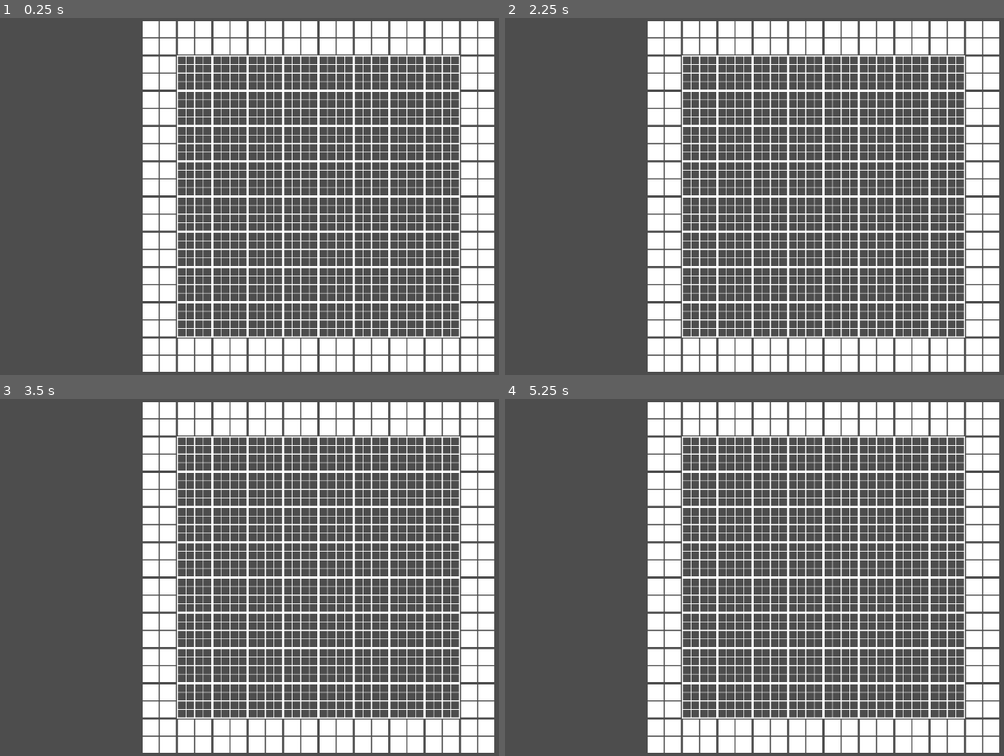
Above: before the commit, frames 1-4 (two rows, left to right).
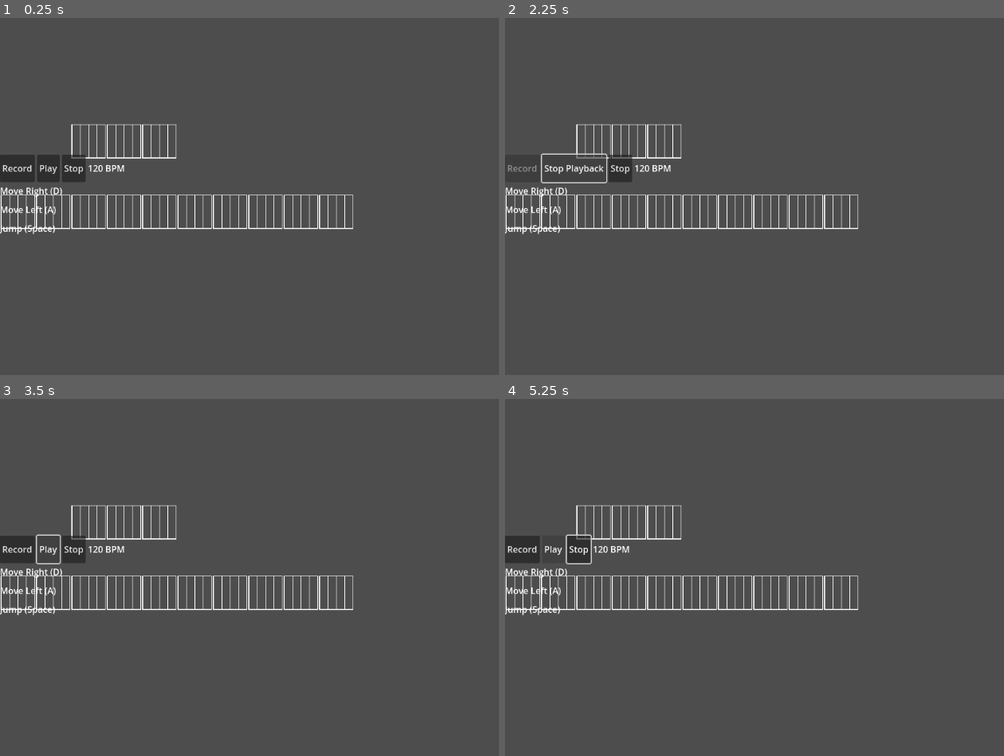
Above: after the commit, the same moments.

Repository: eac-nathan-price/gmtk2025-loop
Game: Godot game, scene res://main.tscn
Two runs of this game, one before a commit and one after it. Both use one fixed random seed, a clock stepped at 60 frames per second and the inputs below. Before the commit the project starts from res://test.tscn.
Inputs (mouse positions are in pixels of both pictures, inside the frame that each line leads up to):
- Up to frame 1 (0.25 s): no input
- Up to frame 2 (2.25 s): click (519, 167) at 0.5 s, where only the run after the commit has a clickable "Record"; click (579, 167) at 1.25 s, where only the run after the commit has a clickable "Stop"; click (554, 167) at 2 s, where only the run after the commit has a clickable "Play"
- Up to frame 3 (3.5 s): click (69, 548) at 2.75 s, where only the run after the commit has a clickable "Stop Playback"
- Up to frame 4 (5.25 s): click (554, 548) at 3.5 s, where only the run after the commit has a clickable "Play"; hold Right (ui_right) from 4.28 s (still down); tap Enter (ui_accept) at 5, 5.1 s

The runs differ from the first frame. In frame 1, 38% of the frame differs, in the area x 0-100%, y 0-100%; in frame 2, 38%; in frame 3, 38%; in frame 4, 38%.
Error after the commit: Attempt to call function 'add_child' in base 'null instance' on a null instance. (res://scripts/main_controller.gd:78)

Commit message:
work

Diff:
--- /dev/null
+++ b/main.tscn
@@ -0,0 +1,147 @@
+[gd_scene load_steps=8 format=4 uid="uid://bqx8y2n3m4k5l"]
+
+[ext_resource type="Texture2D" uid="uid://u331q55m2f5j" path="res://loop-atlas.png" id="1_37kl0"]
+[ext_resource type="Script" path="res://scripts/main_controller.gd" id="2_script"]
+[ext_resource type="Script" path="res://scripts/character_controller.gd" id="3_script"]
+[ext_resource type="Script" path="res://scripts/tilemap_setup.gd" id="4_script"]
+
+[sub_resource type="CapsuleShape2D" id="CapsuleShape2D_8uh7m"]
+
+[sub_resource type="TileSetAtlasSource" id="TileSetAtlasSource_6uqi0"]
+texture = ExtResource("1_37kl0")
+texture_region_size = Vector2i(64, 64)
+0:0/0 = 0
+1:0/0 = 0
+2:0/0 = 0
+3:0/0 = 0
+4:0/0 = 0
+5:0/0 = 0
+6:0/0 = 0
+7:0/0 = 0
+0:1/0 = 0
+1:1/0 = 0
+2:1/0 = 0
+3:1/0 = 0
+4:1/0 = 0
+5:1/0 = 0
+
+[sub_resource type="TileSet" id="TileSet_ppyta"]
+tile_size = Vector2i(64, 64)
+sources/0 = SubResource("TileSetAtlasSource_6uqi0")
+
+[sub_resource type="StyleBoxFlat" id="StyleBoxFlat_1"]
+bg_color = Color(0.2, 0.2, 0.2, 1)
+
+[sub_resource type="StyleBoxFlat" id="StyleBoxFlat_2"]
+bg_color = Color(0.1, 0.1, 0.1, 1)
+
+[node name="Main" type="Control"]
+layout_mode = 3
+anchors_preset = 15
+anchor_right = 1.0
+anchor_bottom = 1.0
+script = ExtResource("2_script")
+
+[node name="TopHalf" type="SubViewportContainer" parent="."]
+layout_mode = 1
+anchors_preset = 10
+anchor_right = 1.0
+offset_bottom = 400.0
+
+[node name="SubViewport" type="SubViewport" parent="TopHalf"]
+handle_input_locally = false
+size = Vector2i(1152, 400)
+render_target_update_mode = 4
+
+[node name="GameWorld" type="Node2D" parent="TopHalf/SubViewport"]
+
+[node name="CharacterBody2D" type="CharacterBody2D" parent="TopHalf/SubViewport/GameWorld"]
+position = Vector2(576, 200)
+script = ExtResource("3_script")
+
+[node name="Sprite2D" type="Sprite2D" parent="TopHalf/SubViewport/GameWorld/CharacterBody2D"]
+modulate = Color(0, 1, 0, 1)
+
+[node name="CollisionShape2D" type="CollisionShape2D" parent="TopHalf/SubViewport/GameWorld/CharacterBody2D"]
+shape = SubResource("CapsuleShape2D_8uh7m")
+
+[node name="TileMap" type="TileMap" parent="TopHalf/SubViewport/GameWorld"]
+tile_set = SubResource("TileSet_ppyta")
+format = 2
+script = ExtResource("4_script")
+
+[node name="Camera2D" type="Camera2D" parent="TopHalf/SubViewport/GameWorld"]
+position = Vector2(576, 200)
+
+[node name="BottomHalf" type="VBoxContainer" parent="."]
+layout_mode = 1
+anchors_preset = 12
+anchor_top = 1.0
+anchor_right = 1.0
+anchor_bottom = 1.0
+offset_top = -400.0
+
+[node name="DAWHeader" type="HBoxContainer" parent="BottomHalf"]
+layout_mode = 2
+custom_minimum_size = Vector2(0, 50)
+
+[node name="RecordButton" type="Button" parent="BottomHalf/DAWHeader"]
+layout_mode = 2
+text = "Record"
+
+[node name="PlayButton" type="Button" parent="BottomHalf/DAWHeader"]
+layout_mode = 2
+text = "Play"
+
+[node name="StopButton" type="Button" parent="BottomHalf/DAWHeader"]
+layout_mode = 2
+text = "Stop"
+
+[node name="BPMDisplay" type="Label" parent="BottomHalf/DAWHeader"]
+layout_mode = 2
+text = "120 BPM"
+
+[node name="TimelineContainer" type="ScrollContainer" parent="BottomHalf"]
+layout_mode = 2
+size_flags_vertical = 3
+
+[node name="TimelineGrid" type="GridContainer" parent="BottomHalf/TimelineContainer"]
+layout_mode = 2
+columns = 17
+
+[node name="TrackLabels" type="VBoxContainer" parent="BottomHalf/TimelineContainer/TimelineGrid"]
+layout_mode = 2
+size_flags_horizontal = 3
+
+[node name="MoveRightLabel" type="Label" parent="BottomHalf/TimelineContainer/TimelineGrid/TrackLabels"]
+layout_mode = 2
+text = "Move Right (D)"
+custom_minimum_size = Vector2(0, 30)
+
+[node name="MoveLeftLabel" type="Label" parent="BottomHalf/TimelineContainer/TimelineGrid/TrackLabels"]
+layout_mode = 2
+text = "Move Left (A)"
+custom_minimum_size = Vector2(0, 30)
+
+[node name="JumpLabel" type="Label" parent="BottomHalf/TimelineContainer/TimelineGrid/TrackLabels"]
+layout_mode = 2
+text = "Jump (Space)"
+custom_minimum_size = Vector2(0, 30)
+
+[node name="TimelineTracks" type="VBoxContainer" parent="BottomHalf/TimelineContainer/TimelineGrid"]
+layout_mode = 2
+size_flags_horizontal = 3
+
+[node name="MoveRightTrack" type="HBoxContainer" parent="BottomHalf/TimelineContainer/TimelineGrid/TimelineTracks"]
+layout_mode = 2
+custom_minimum_size = Vector2(0, 30)
+
+[node name="MoveLeftTrack" type="HBoxContainer" parent="BottomHalf/TimelineContainer/TimelineGrid/TimelineTracks"]
+layout_mode = 2
+custom_minimum_size = Vector2(0, 30)
+
+[node name="JumpTrack" type="HBoxContainer" parent="BottomHalf/TimelineContainer/TimelineGrid/TimelineTracks"]
+layout_mode = 2
+custom_minimum_size = Vector2(0, 30)
+
+[node name="ClickTrack" type="AudioStreamPlayer" parent="."]
--- a/project.godot
+++ b/project.godot
@@ -11,7 +11,7 @@
 [application]
 
 config/name="GMTK2025-Loop"
-run/main_scene="uid://cslqit5k5yv7t"
+run/main_scene="res://main.tscn"
 config/features=PackedStringArray("4.4", "GL Compatibility")
 config/icon="res://icon.svg"
 
--- /dev/null
+++ b/scripts/character_controller.gd
@@ -0,0 +1,23 @@
+extends CharacterBody2D
+
+var speed = 200
+var jump_velocity = -400
+var gravity = 980
+
+func _physics_process(delta):
+	# Add gravity
+	if not is_on_floor():
+		velocity.y += gravity * delta
+
+	# Handle jump
+	if Input.is_action_just_pressed("ui_accept") and is_on_floor():
+		velocity.y = jump_velocity
+
+	# Handle horizontal movement
+	var direction = Input.get_axis("ui_left", "ui_right")
+	if direction:
+		velocity.x = direction * speed
+	else:
+		velocity.x = move_toward(velocity.x, 0, speed)
+
+	move_and_slide()
--- /dev/null
+++ b/scripts/main_controller.gd
@@ -0,0 +1,205 @@
+extends Control
+
+# DAW System Variables
+var bpm = 120
+var beats_per_bar = 4
+var bars = 4
+var sixteenth_notes_per_bar = 16
+var total_sixteenth_notes = 64  # 4 bars * 16 sixteenth notes
+
+# Timing
+var beat_time = 60.0 / bpm
+var sixteenth_note_time = beat_time / 4.0
+var current_time = 0.0
+var is_recording = false
+var is_playing = false
+var recording_start_time = 0.0
+
+# Tracks data - each track is an array of booleans for each sixteenth note
+var tracks = {
+	"move_right": [],
+	"move_left": [],
+	"jump": []
+}
+
+# Input mapping
+var input_map = {
+	"move_right": "ui_right",
+	"move_left": "ui_left",
+	"jump": "ui_accept"
+}
+
+# UI References
+@onready var record_button = $BottomHalf/DAWHeader/RecordButton
+@onready var play_button = $BottomHalf/DAWHeader/PlayButton
+@onready var stop_button = $BottomHalf/DAWHeader/StopButton
+@onready var bpm_display = $BottomHalf/DAWHeader/BPMDisplay
+@onready var click_track = $ClickTrack
+
+# Character reference
+@onready var character = $TopHalf/SubViewport/GameWorld/CharacterBody2D
+
+# Timeline UI elements
+var timeline_buttons = {}
+
+func _ready():
+	# Initialize tracks with empty data
+	for track_name in tracks.keys():
+		tracks[track_name] = []
+		for i in range(total_sixteenth_notes):
+			tracks[track_name].append(false)
+
+	# Setup UI
+	record_button.pressed.connect(_on_record_pressed)
+	play_button.pressed.connect(_on_play_pressed)
+	stop_button.pressed.connect(_on_stop_pressed)
+
+	# Create timeline buttons
+	_create_timeline_ui()
+
+	# Setup click track
+	_setup_click_track()
+
+	# Update display
+	_update_bpm_display()
+
+func _create_timeline_ui():
+	# Create timeline buttons for each track
+	for track_name in tracks.keys():
+		var track_container = get_node("BottomHalf/TimelineContainer/TimelineGrid/TimelineTracks/" + track_name.capitalize().replace("_", "") + "Track")
+		timeline_buttons[track_name] = []
+
+		for i in range(total_sixteenth_notes):
+			var button = Button.new()
+			button.custom_minimum_size = Vector2(30, 30)
+			button.text = ""
+			button.toggle_mode = true
+			button.pressed.connect(_on_timeline_button_pressed.bind(track_name, i))
+			track_container.add_child(button)
+			timeline_buttons[track_name].append(button)
+
+func _setup_click_track():
+	# Create a simple click sound using AudioStreamGenerator
+	var generator = AudioStreamGenerator.new()
+	generator.mix_rate = 44100
+	generator.buffer_length = 0.1
+
+	click_track.stream = generator
+	click_track.volume_db = -10
+
+func _on_record_pressed():
+	if not is_recording and not is_playing:
+		_start_recording()
+	elif is_recording:
+		_stop_recording()
+
+func _on_play_pressed():
+	if not is_recording and not is_playing:
+		_start_playback()
+	elif is_playing:
+		_stop_playback()
+
+func _on_stop_pressed():
+	if is_recording:
+		_stop_recording()
+	if is_playing:
+		_stop_playback()
+
+func _start_recording():
+	is_recording = true
+	recording_start_time = Time.get_time_dict_from_system()["unix"]
+	record_button.text = "Stop Recording"
+	play_button.disabled = true
+
+	# Clear previous recording
+	for track_name in tracks.keys():
+		for i in range(total_sixteenth_notes):
+			tracks[track_name][i] = false
+			timeline_buttons[track_name][i].button_pressed = false
+			timeline_buttons[track_name][i].modulate = Color.WHITE
+
+func _stop_recording():
+	is_recording = false
+	record_button.text = "Record"
+	play_button.disabled = false
+
+func _start_playback():
+	is_playing = true
+	current_time = 0.0
+	play_button.text = "Stop Playback"
+	record_button.disabled = true
+
+	# Reset character position
+	character.position = Vector2(576, 200)
+
+func _stop_playback():
+	is_playing = false
+	current_time = 0.0
+	play_button.text = "Play"
+	record_button.disabled = false
+
+func _on_timeline_button_pressed(track_name, index):
+	if not is_recording:
+		tracks[track_name][index] = timeline_buttons[track_name][index].button_pressed
+
+func _process(delta):
+	if is_recording:
+		_process_recording(delta)
+	elif is_playing:
+		_process_playback(delta)
+
+func _process_recording(delta):
+	var elapsed_time = Time.get_time_dict_from_system()["unix"] - recording_start_time
+	var current_sixteenth = int(elapsed_time / sixteenth_note_time) % total_sixteenth_notes
+
+	# Check for input during current sixteenth note
+	for track_name in input_map.keys():
+		if Input.is_action_just_pressed(input_map[track_name]):
+			tracks[track_name][current_sixteenth] = true
+			timeline_buttons[track_name][current_sixteenth].button_pressed = true
+			timeline_buttons[track_name][current_sixteenth].modulate = Color.GREEN
+
+func _process_playback(delta):
+	current_time += delta
+	var current_sixteenth = int(current_time / sixteenth_note_time) % total_sixteenth_notes
+
+	# Play click track on beat
+	if int(current_time / beat_time) != int((current_time - delta) / beat_time):
+		_play_click()
+
+	# Execute actions for current sixteenth note
+	for track_name in tracks.keys():
+		if tracks[track_name][current_sixteenth]:
+			_execute_action(track_name)
+
+	# Highlight current position in timeline
+	_highlight_current_position(current_sixteenth)
+
+func _execute_action(action):
+	match action:
+		"move_right":
+			character.position.x += 32
+		"move_left":
+			character.position.x -= 32
+		"jump":
+			# Simple jump animation
+			var tween = create_tween()
+			tween.tween_property(character, "position:y", character.position.y - 50, 0.2)
+			tween.tween_property(character, "position:y", character.position.y, 0.2)
+
+func _play_click():
+	click_track.play()
+
+func _highlight_current_position(sixteenth_note):
+	# Reset all highlights
+	for track_name in timeline_buttons.keys():
+		for button in timeline_buttons[track_name]:
+			button.modulate = Color.WHITE
+
+	# Highlight current position
+	for track_name in timeline_buttons.keys():
+		if sixteenth_note < timeline_buttons[track_name].size():
+			timeline_buttons[track_name][sixteenth_note].modulate = Color.YELLOW
+
+func _update_bpm_display():
+	bpm_display.text = str(bpm) + " BPM"
--- /dev/null
+++ b/scripts/tilemap_setup.gd
@@ -0,0 +1,13 @@
+extends TileMap
+
+func _ready():
+	# Create a simple ground platform
+	for x in range(-10, 10):
+		set_cell(0, Vector2i(x, 5), 0, Vector2i(0, 0))
+
+	# Add some platforms
+	for x in range(-5, -2):
+		set_cell(0, Vector2i(x, 3), 0, Vector2i(0, 0))
+
+	for x in range(2, 5):
+		set_cell(0, Vector2i(x, 3), 0, Vector2i(0, 0))
